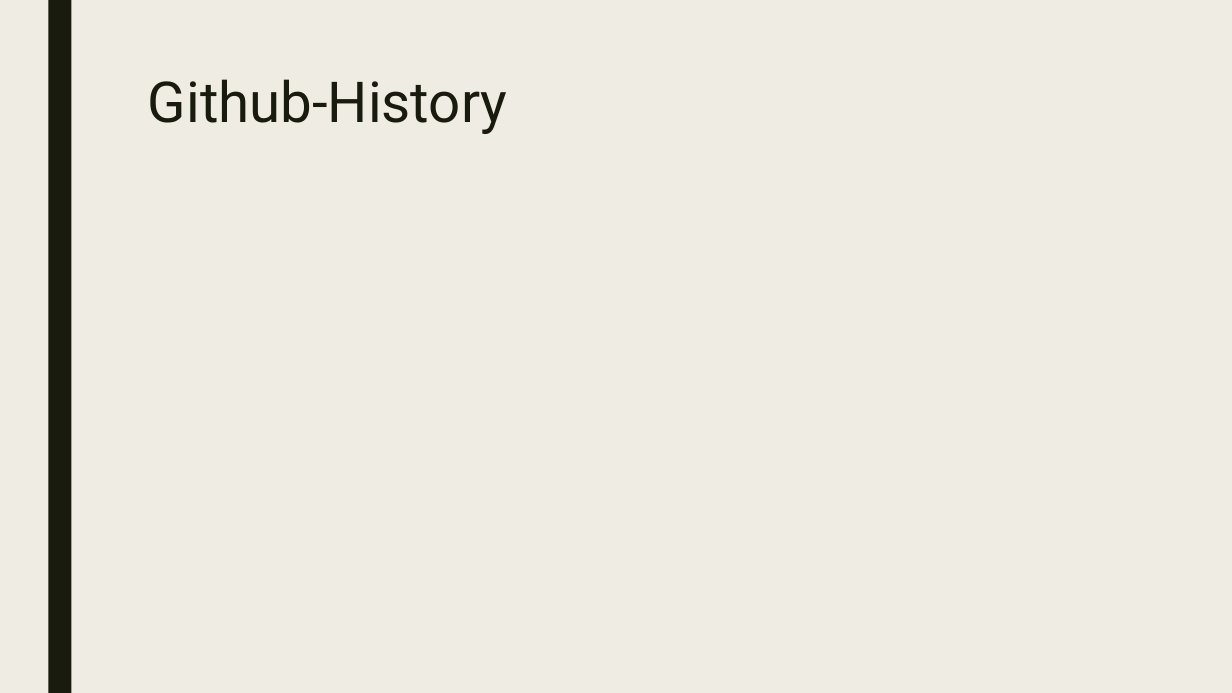
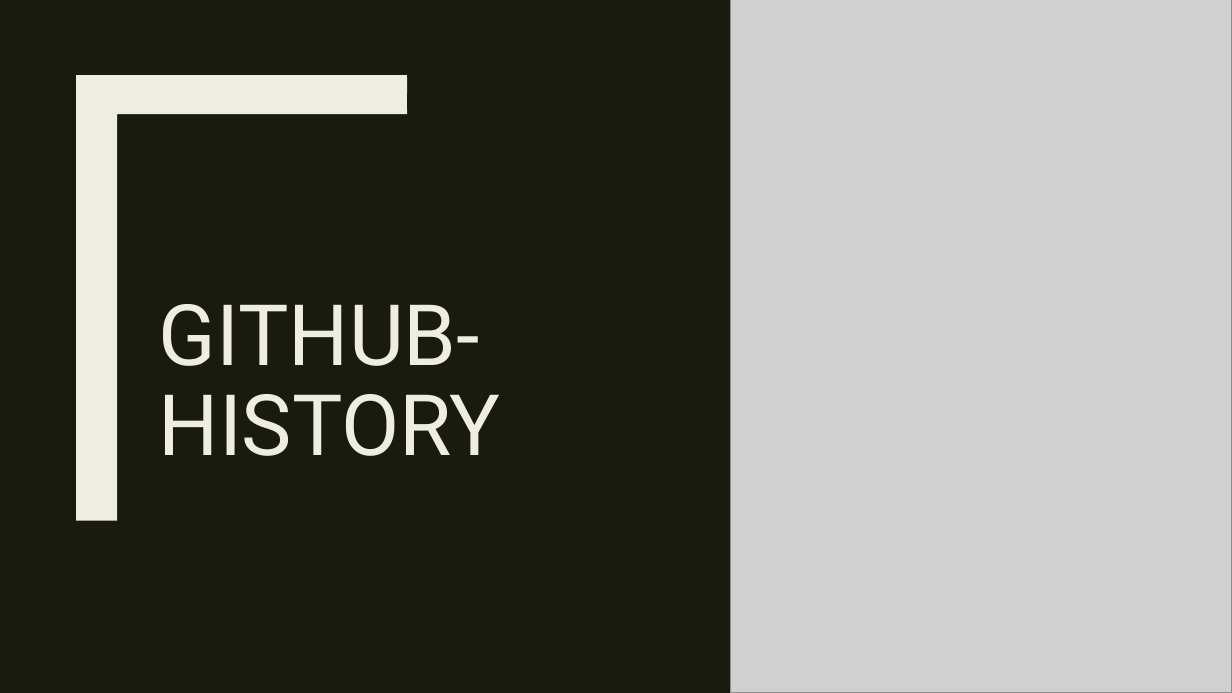
Before and after one commit to Nicolas070707/Bit-Bird, a slide deck: slide 4 of Dokumentation/Projektstand_2024.pptx. Drawn at 1232x693 pixels with LibreOffice and Linux fonts; fonts in the diff are those of the drawing; grey boxes stand for pictures. Boxes give left, top, right and bottom in pixels: in the first picture for what was removed or moved away, otherwise in the second. Text is boxed around its words. In the diff, an @@ line names an element or a change of style, - is before the commit and + after.

```diff
--- a/Dokumentation/Projektstand_2024.pptx
+++ b/Dokumentation/Projektstand_2024.pptx
@@ background #EFEDE3 to #191B0E @@
@@ rectangle added at bbox=[0, 0, 1232, 693], fill #191B0E @@
@@ rectangle at bbox=[48, 0, 71, 693]: fill #191B0E to #EFEDE3 @@
@@ picture added at bbox=[730, 0, 1232, 693] @@
@@ freeform shape added at bbox=[76, 75, 407, 520], fill #EFEDE3 @@
@@ title "GITHUB-HISTORY" at bbox=[159, 304, 501, 456]: vertical alignment top to bottom @@
@@ title at bbox=[159, 304, 501, 456]: text changed; size 44 to 66 pt; text colour #191B0E to #EFEDE3 @@
-Github-History
+GITHUB-HISTORY
```
Also in this commit, not shown: 1 other slide changed, 1 slide added, 1 slide removed, 9 other files.
